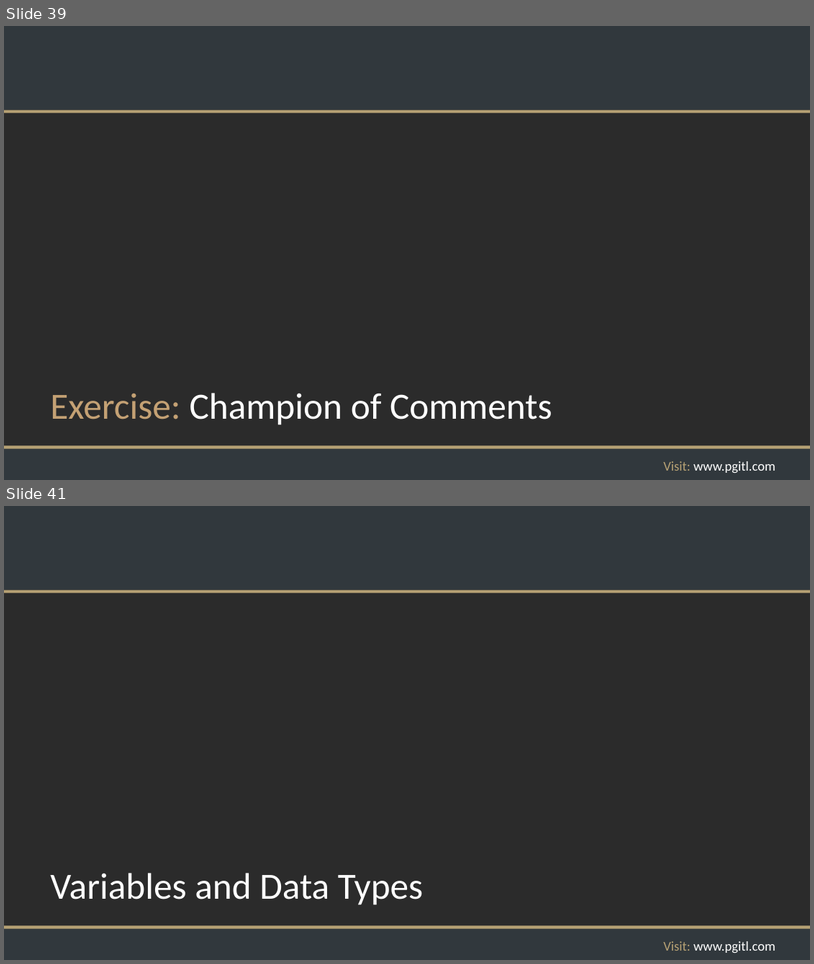
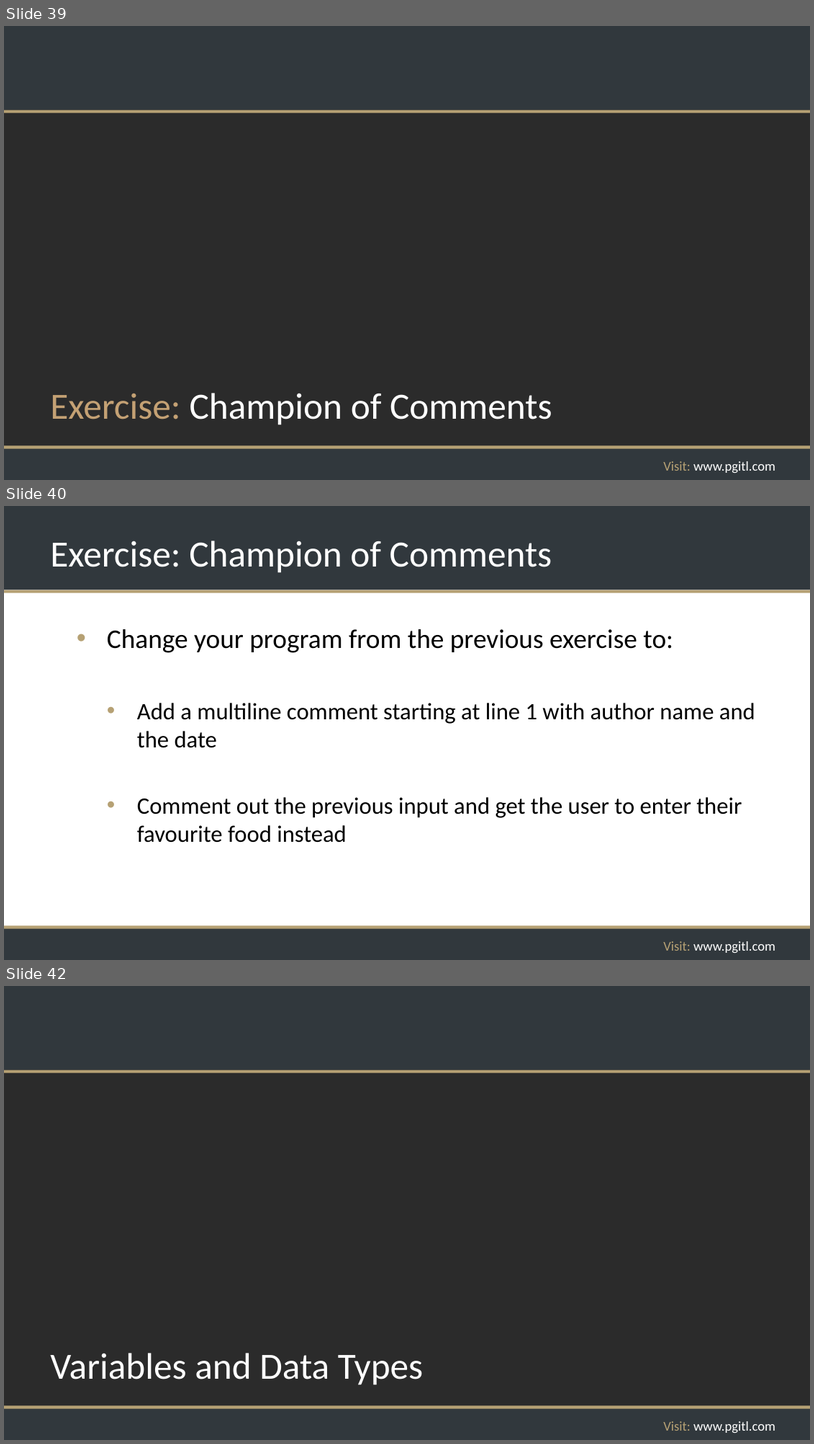
Before and after one commit to rikkouri/project-a, a slide deck: Programming Foundations.pptx. Shown one above the other, each under a label of ours: slides 39 and 41 before the commit, slides 39, 40 and 42 after it; the slides between them are not shown. The pictures are 814x964 and 814x1444 pixels, drawn with LibreOffice and Linux fonts; fonts in the diff are those of the drawing; background and template pictures are left out; a plain dark background stands for a picture behind light text. Boxes give left, top, right and bottom in pixels: in the first picture for what was removed or moved away, otherwise in the second. Text is boxed around its words. In the diff, an @@ line names an element or a change of style, - is before the commit and + after.

```diff
--- a/Programming Foundations.pptx
+++ b/Programming Foundations.pptx
@@ slide 40 added at [4, 506, 810, 960], background #FFFFFF; not listed: 5 template elements that a slide beside it also shows @@
@@ title added at [50, 541, 553, 573], 44 pt, text #FFFFFF @@
+Exercise: Champion of Comments
@@ text added at [107, 629, 756, 842], 28 pt, text #000000 @@
+• Change your program from the previous exercise to:
+  • Add a multiline comment starting at line 1 with author name and the date
+  • Comment out the previous input and get the user to enter their favourite food instead
@@ what was slide 41 is now slide 42 @@
```
Also in this commit, not shown: 1 other slide added, 1 slide removed.
